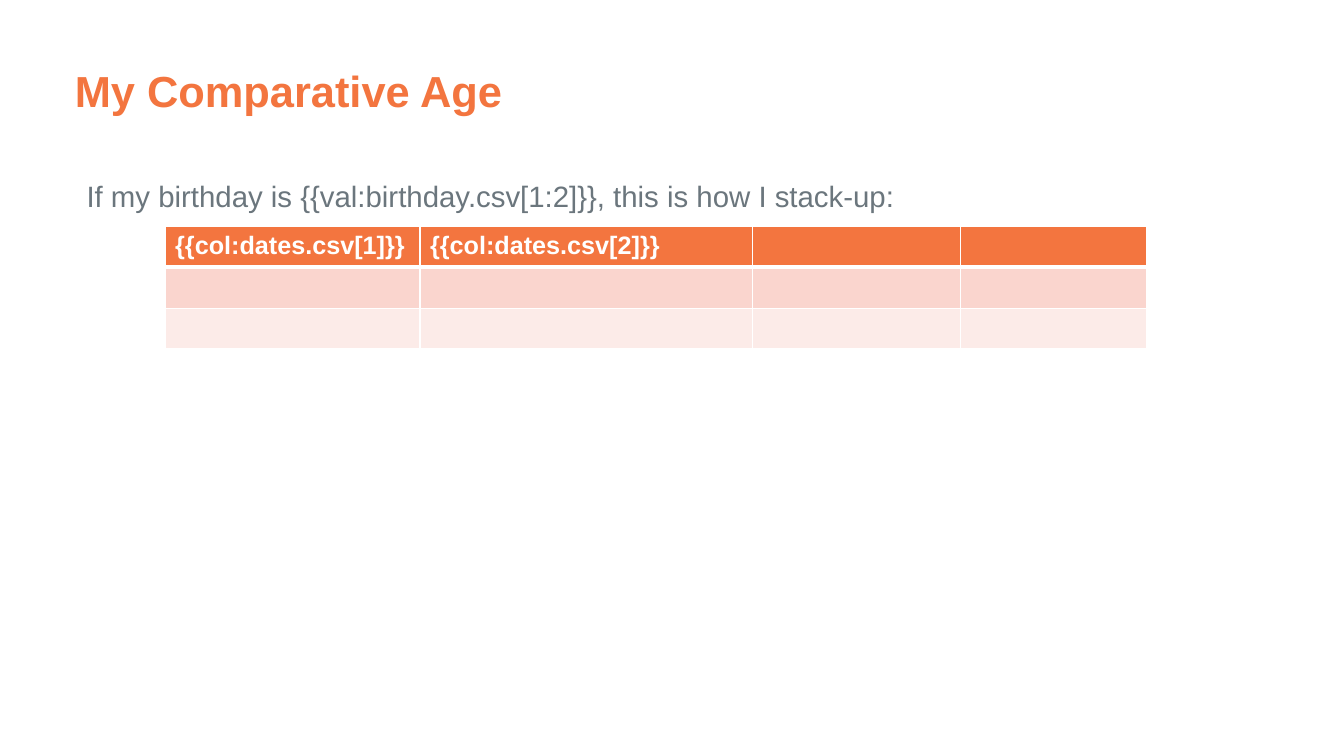
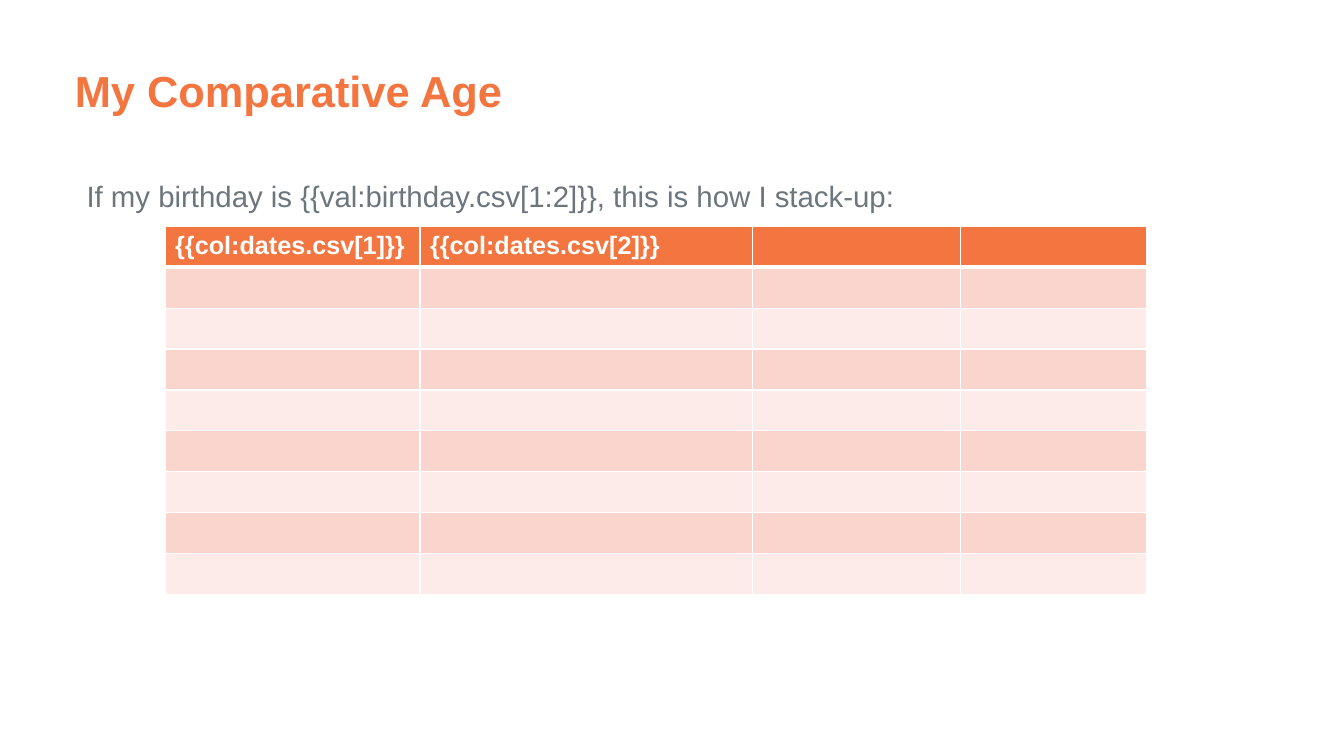
Before and after one commit to tdcoa/sql, a slide deck: slide 2 of filesets/demo/AgeReport.pptx. Drawn at 1344x756 pixels with LibreOffice and Linux fonts; fonts in the diff are those of the drawing; background and template pictures are left out. Boxes give left, top, right and bottom in pixels: in the first picture for what was removed or moved away, otherwise in the second. Text is boxed around its words. In the diff, an @@ line names an element or a change of style, - is before the commit and + after.

```diff
--- a/filesets/demo/AgeReport.pptx
+++ b/filesets/demo/AgeReport.pptx
@@ table at (x1=165, y1=227, x2=1146, y2=595) @@
+row 4:  |  |  | 
+row 5:  |  |  | 
+row 6:  |  |  | 
+row 7:  |  |  | 
+row 8:  |  |  | 
+row 9:  |  |  | 
```
